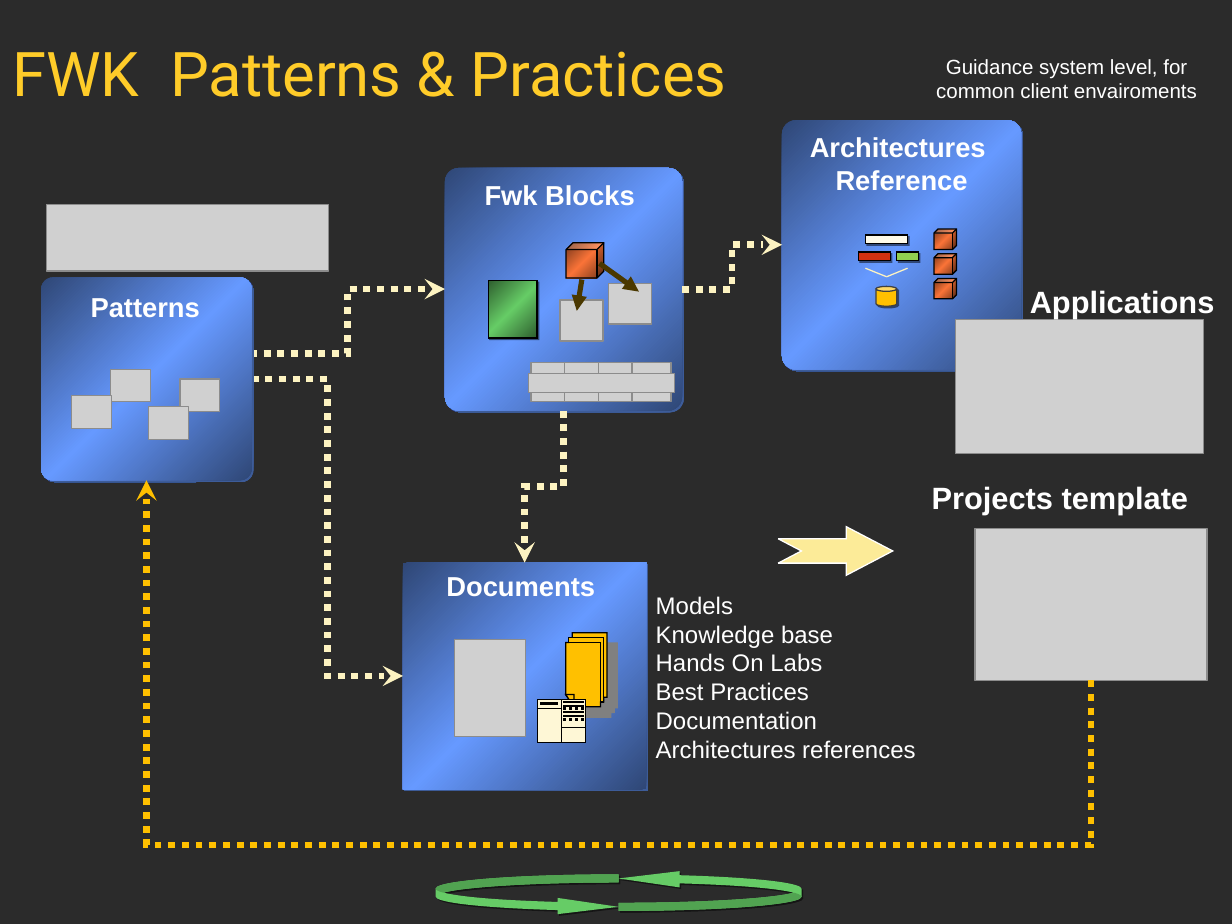
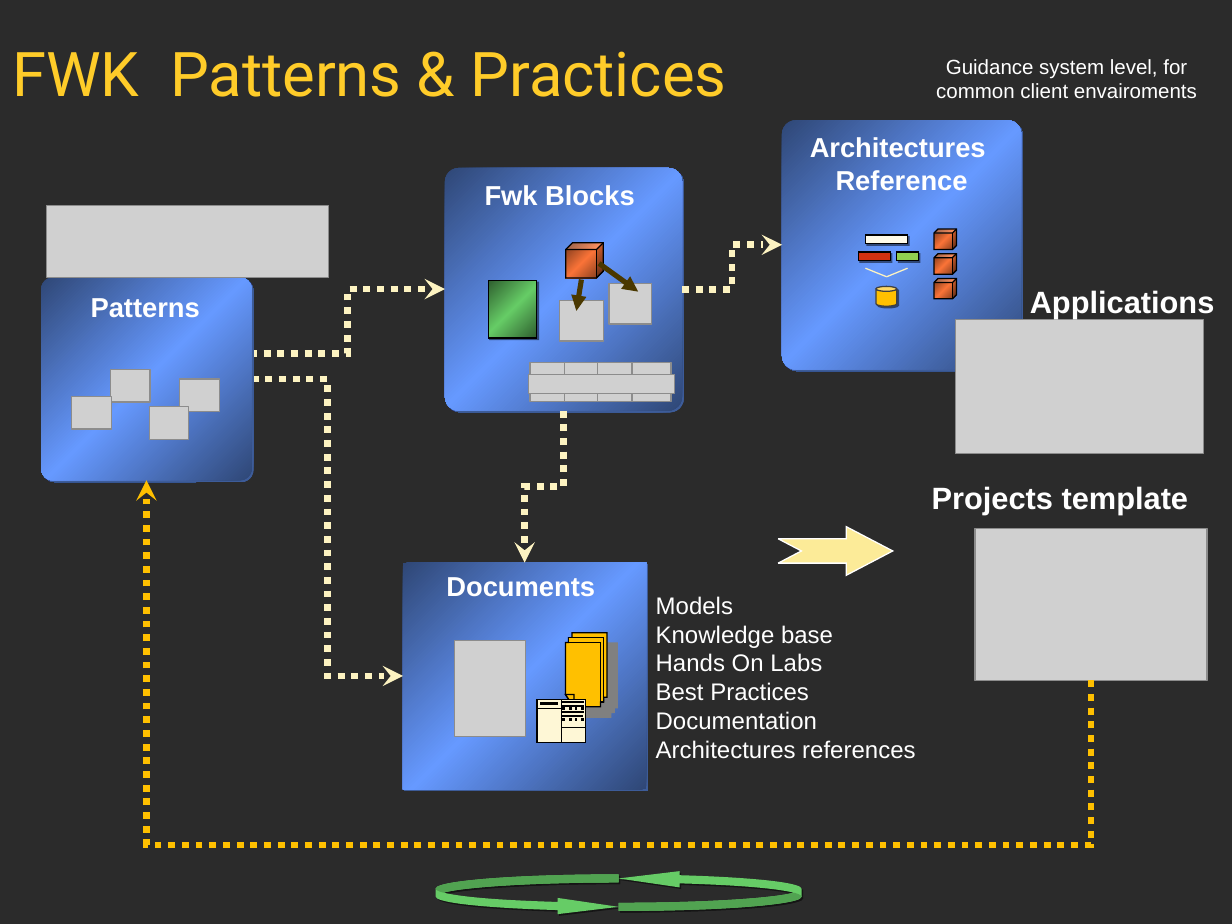
Before and after one commit to moviedomfo/fwk_docs, a slide deck: slide 12 of Fwk-Presentation.ppt. Drawn at 1232x924 pixels with LibreOffice and Linux fonts; fonts in the diff are those of the drawing; grey boxes stand for pictures; background and template pictures are left out; a plain dark background stands for a picture behind light text. Boxes give left, top, right and bottom in pixels: in the first picture for what was removed or moved away, otherwise in the second. Text is boxed around its words. In the diff, an @@ line names an element or a change of style, - is before the commit and + after.

```diff
--- a/Fwk-Presentation.ppt
+++ b/Fwk-Presentation.ppt
@@ picture: place and size @@
-picture at [47, 205, 329, 271]
+picture at [47, 206, 329, 278]
@@ freeform shape at [565, 633, 607, 707]: outline redrawn @@
@@ freeform shape at [537, 700, 586, 743]: outline redrawn @@
```
Also in this commit, not shown: 3 other slides changed, 2 other files.
